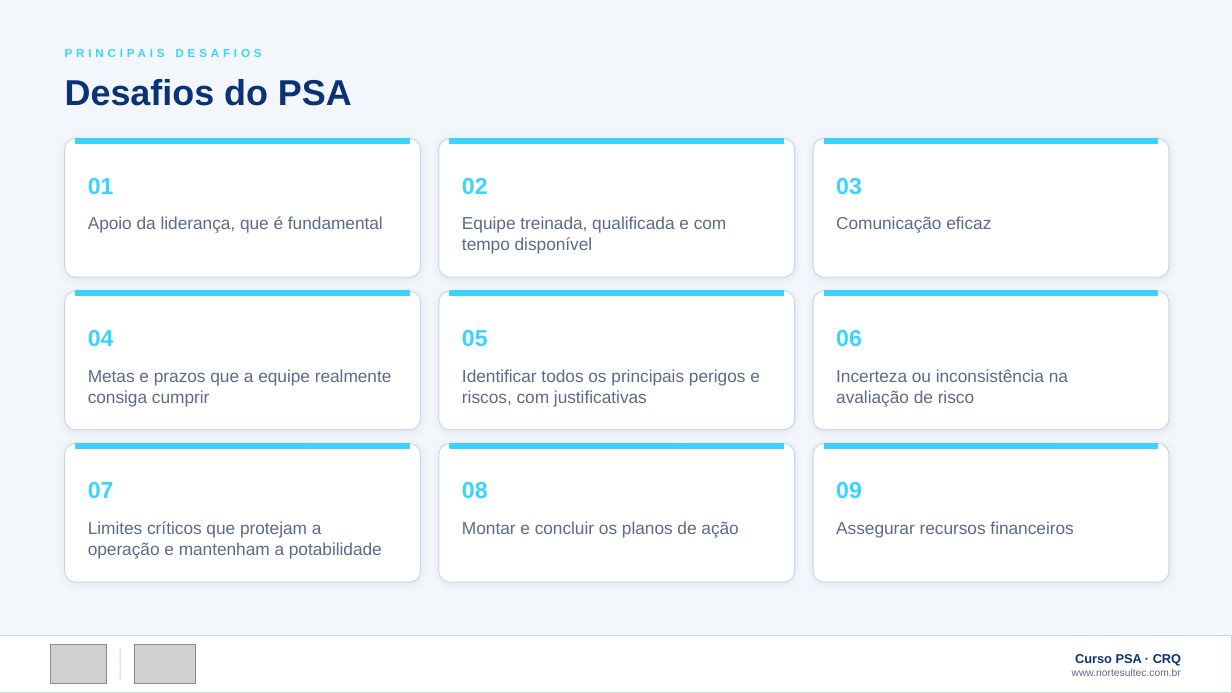
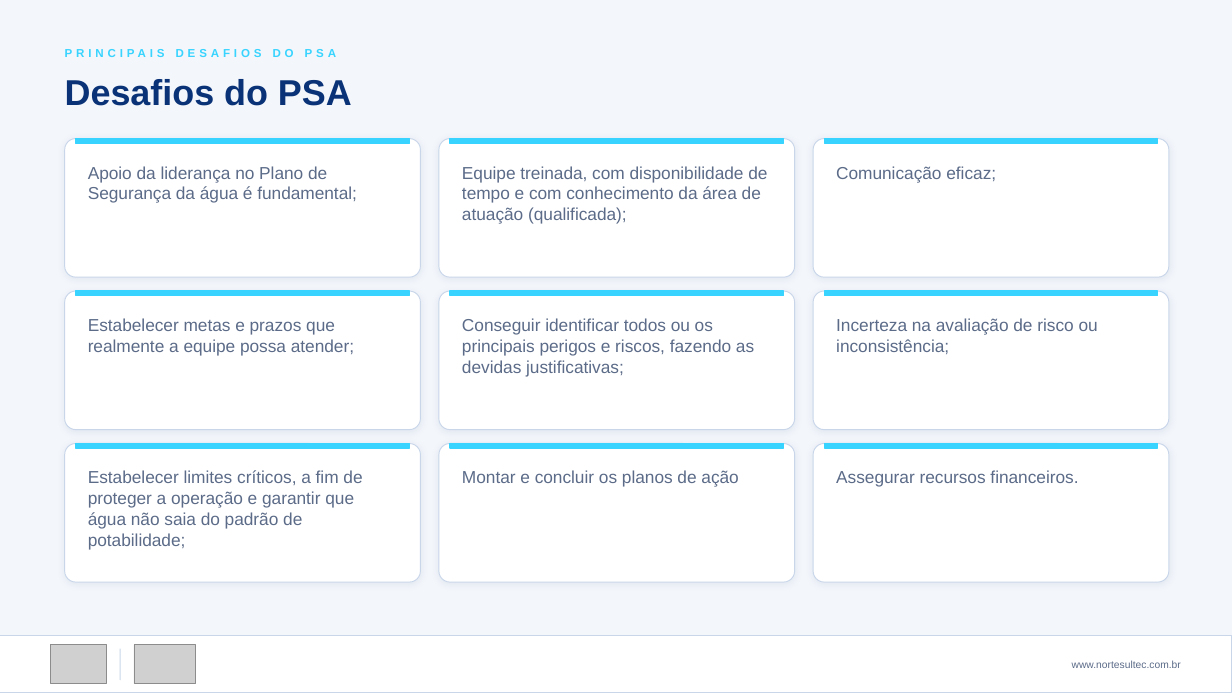
Before and after one commit to victorsntz/norte-sul-portfolio, a slide deck: slide 27 of apresentacoes/Curso-PSA-Plano-de-Seguranca-da-Agua-NorteSul.pptx. Drawn at 1232x693 pixels with LibreOffice and Linux fonts; fonts in the diff are those of the drawing; grey boxes stand for pictures. Boxes give left, top, right and bottom in pixels: in the first picture for what was removed or moved away, otherwise in the second. Text is boxed around its words. In the diff, an @@ line names an element or a change of style, - is before the commit and + after.

```diff
--- a/apresentacoes/Curso-PSA-Plano-de-Seguranca-da-Agua-NorteSul.pptx
+++ b/apresentacoes/Curso-PSA-Plano-de-Seguranca-da-Agua-NorteSul.pptx
@@ text at bbox=[65, 49, 336, 57]: text changed @@
-PRINCIPAIS DESAFIOS
+PRINCIPAIS DESAFIOS DO PSA
@@ text at bbox=[88, 166, 357, 203]: text changed @@
-Apoio da liderança, que é fundamental
+Apoio da liderança no Plano de Segurança da água é fundamental;
@@ text removed at bbox=[88, 178, 114, 194] @@
-01
@@ text at bbox=[462, 166, 767, 224]: text changed @@
-Equipe treinada, qualificada e com tempo disponível
+Equipe treinada, com disponibilidade de tempo e com conhecimento da área de atuação (qualificada);
@@ text removed at bbox=[462, 178, 488, 194] @@
-02
@@ text at bbox=[836, 166, 996, 182]: text changed @@
-Comunicação eficaz
+Comunicação eficaz;
@@ text removed at bbox=[836, 178, 862, 195] @@
-03
@@ text at bbox=[88, 318, 354, 356]: text changed @@
-Metas e prazos que a equipe realmente consiga cumprir
+Estabelecer metas e prazos que realmente a equipe possa atender;
@@ text at bbox=[462, 318, 754, 376]: text changed @@
-Identificar todos os principais perigos e riscos, com justificativas
+Conseguir identificar todos ou os principais perigos e riscos, fazendo as devidas justificativas;
@@ text at bbox=[836, 318, 1098, 354]: text changed @@
-Incerteza ou inconsistência na avaliação de risco
+Incerteza na avaliação de risco ou inconsistência;
@@ text removed at bbox=[88, 330, 114, 346] @@
-04
@@ text removed at bbox=[462, 330, 488, 346] @@
-05
@@ text removed at bbox=[836, 330, 862, 346] @@
-06
@@ text at bbox=[88, 470, 362, 550]: text changed @@
-Limites críticos que protejam a operação e mantenham a potabilidade
+Estabelecer limites críticos, a fim de proteger a operação e garantir que água não saia do padrão de potabilidade;
@@ text "Montar e concluir os planos ...": place and size @@
-text "Montar e concluir os planos ..." at bbox=[462, 521, 738, 538]
+text "Montar e concluir os planos ..." at bbox=[462, 470, 738, 487]
@@ text at bbox=[836, 470, 1078, 487]: text changed @@
-Assegurar recursos financeiros
+Assegurar recursos financeiros.
@@ text removed at bbox=[88, 482, 114, 498] @@
-07
@@ text removed at bbox=[462, 482, 488, 498] @@
-08
@@ text removed at bbox=[836, 482, 862, 498] @@
-09
@@ text at bbox=[1075, 654, 1181, 666]: paragraph removed @@
-Curso PSA · CRQ
```
Also in this commit, not shown: 27 other slides changed, 2 other files.
